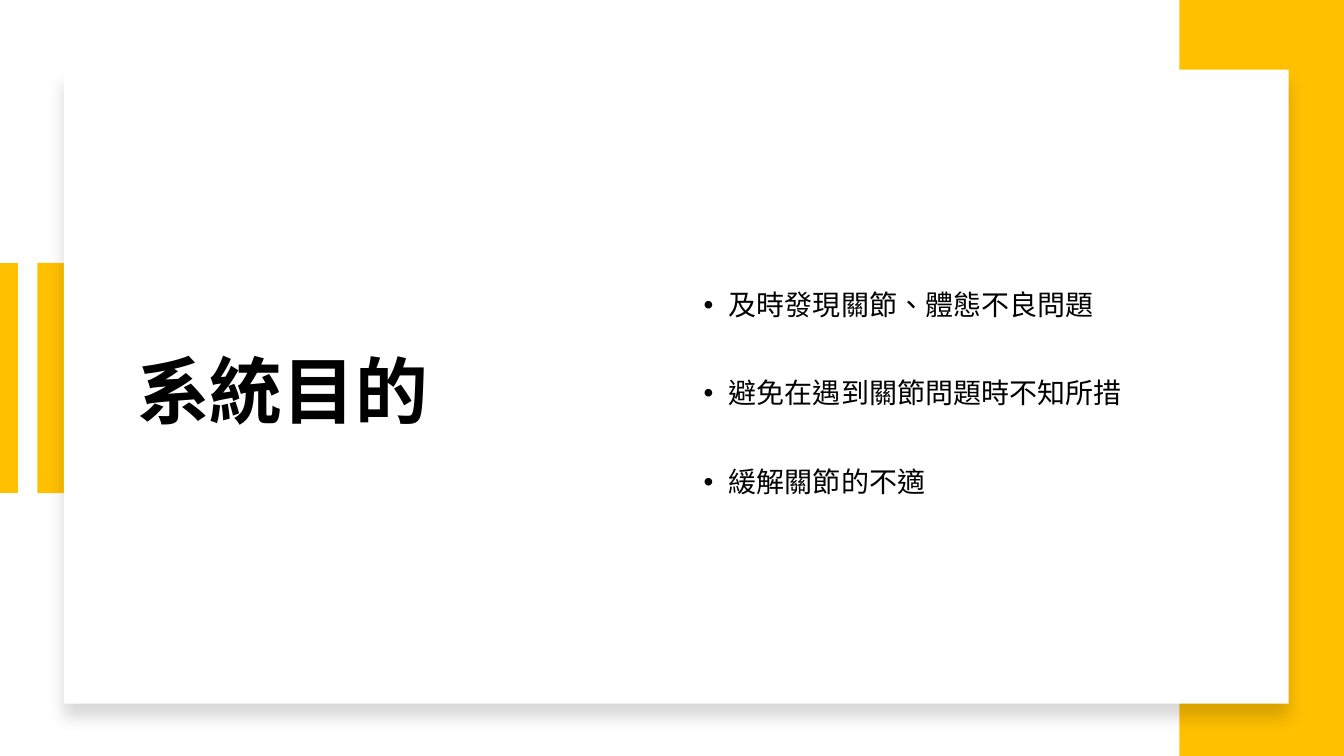
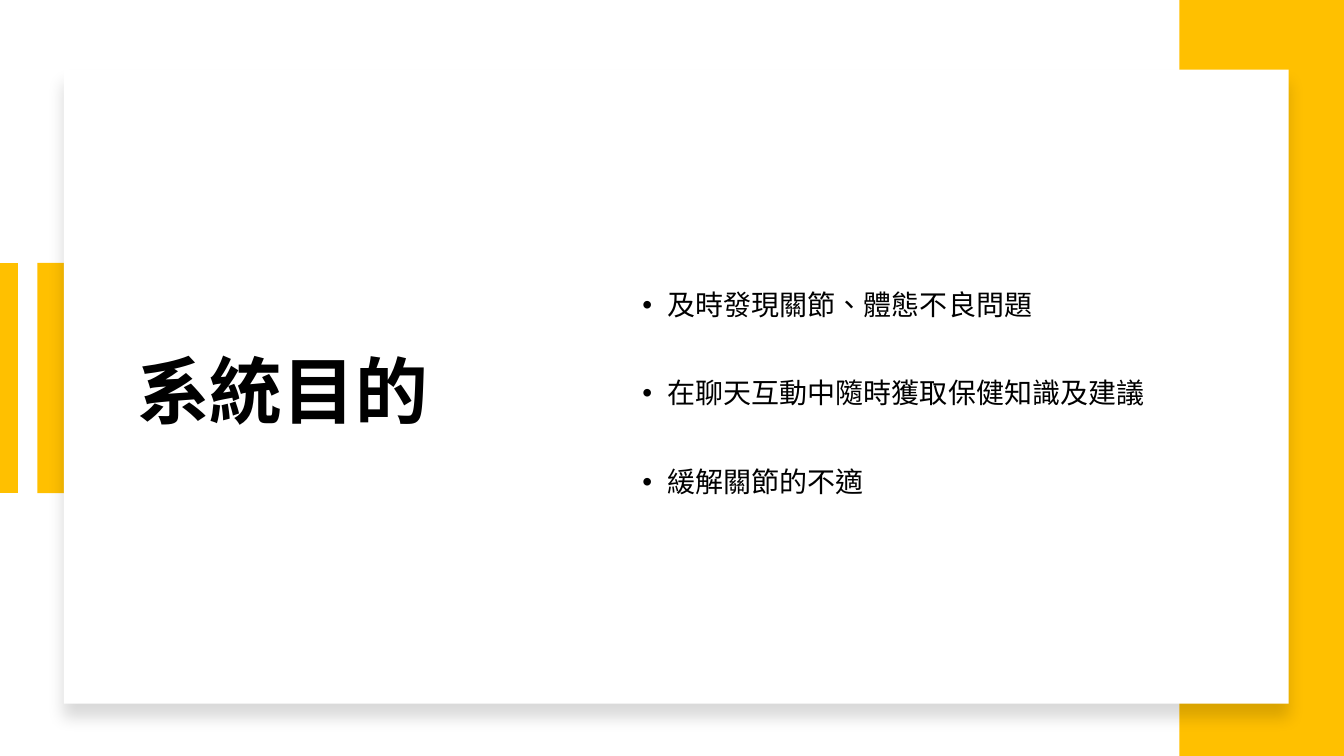
Before and after one commit to michaelchen1225/-, a slide deck: slide 9 of 整合/報告/產品報告.pptx. Drawn at 1344x756 pixels with LibreOffice and Linux fonts; fonts in the diff are those of the drawing. Boxes give left, top, right and bottom in pixels: in the first picture for what was removed or moved away, otherwise in the second. Text is boxed around its words. In the diff, an @@ line names an element or a change of style, - is before the commit and + after.

Commit message:
12/18 修改產品報告

```diff
--- a/整合/報告/產品報告.pptx
+++ b/整合/報告/產品報告.pptx
@@ text "及時發現關節、體態不良問題": place and size @@
-text "及時發現關節、體態不良問題" at [729,291,1122,495]
+text "及時發現關節、體態不良問題" at [668,291,1145,495]
@@ text at [668,379,1145,406]: text changed @@
-• 避免在遇到關節問題時不知所措
+• 在聊天互動中隨時獲取保健知識及建議
```
